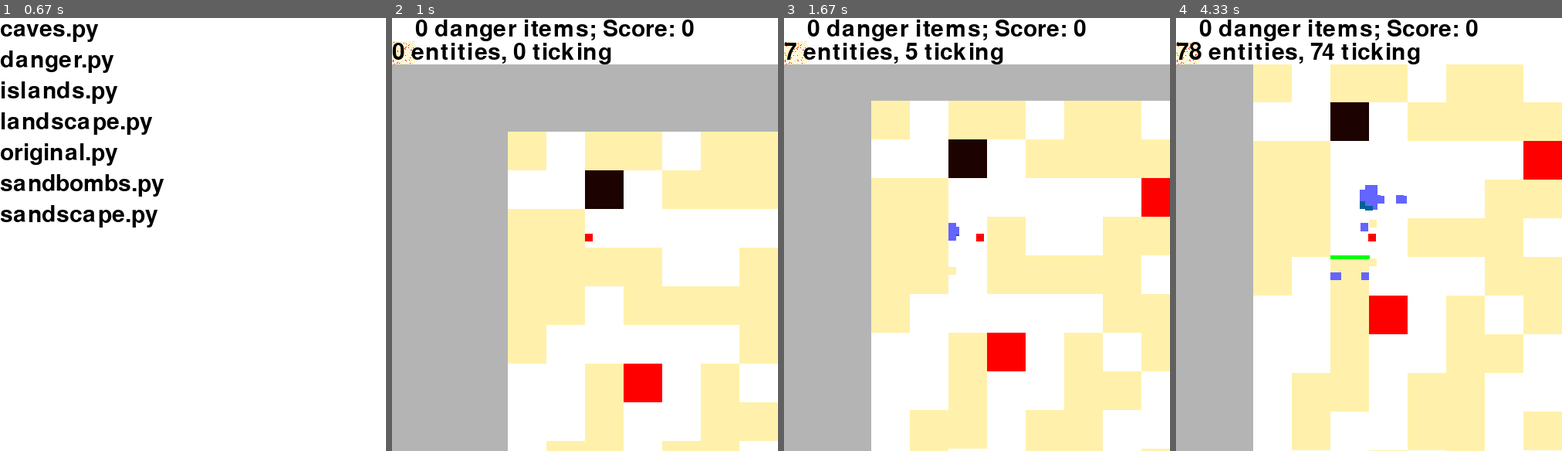
Above: before the commit, frames 1-4 (left to right).
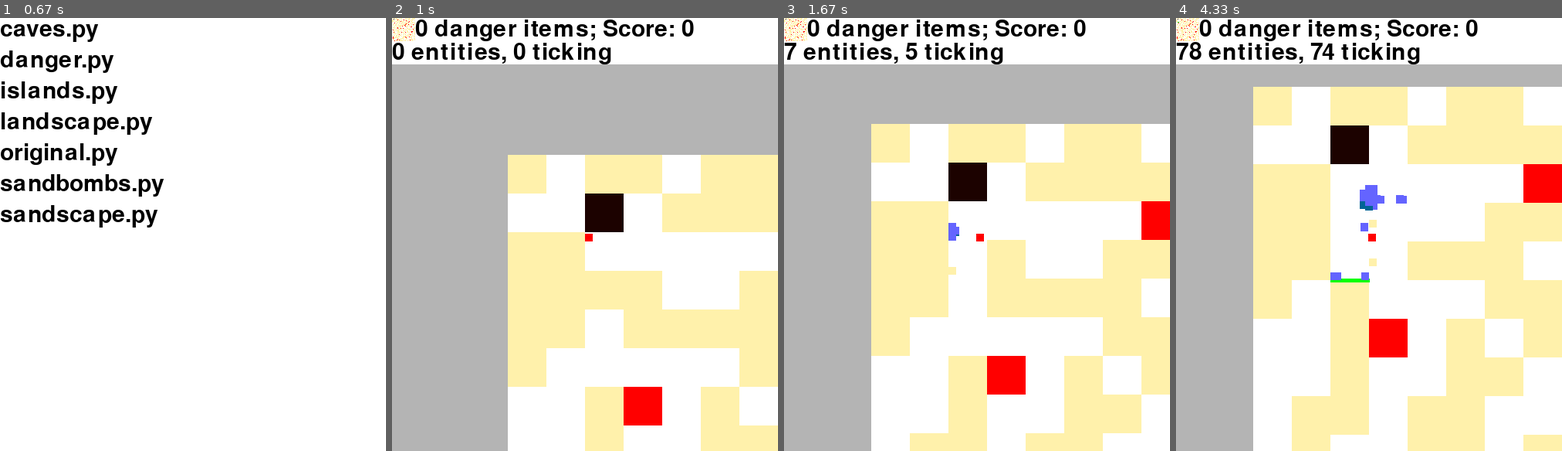
Above: after the commit, the same moments.

Repository: sillypantscoder/pygame_platformer_2
Game: pygame game, started from main.py
The game is run twice, just before and just after one commit, with the same random seed, the same clock (stepped at 60 frames per second) and the same inputs.
Inputs (mouse positions are in pixels of both pictures, inside the frame that each line leads up to):
- Up to frame 1 (0.67 s): click "Go >" at 0.38 s
- Up to frame 2 (1 s): click (708, 221) at 0.72 s
- Up to frame 3 (1.67 s): tap W at 1, 1.4 s; hold Right from 1.33 s (still down)
- Up to frame 4 (4.33 s): tap W at 1.7, 1.9, 2.23, 2.53, 2.73, 3.03, 3.3, 3.6, 3.73, 4.13 s; release Right at 1.8 s; hold Up 1.83-2.13 s; hold Right 2.17-2.63 s; hold Left 2.67-3.2 s; hold Left 3.23-3.63 s; hold Up 3.67-4.03 s; hold Right from 4.07 s (still down)

Frame 1 is identical in both runs. In frame 2, 19% of the frame differs, in the area x 0-100%, y 0-100%; in frame 3, 22%; in frame 4, 23%.

Commit message:
Fixed world offset

Diff:
--- a/main.py
+++ b/main.py
@@ -439,7 +439,7 @@
 	player.tick()
 	for t in things:
 		t.tick()
-	screen.blit(totalScreen, (250 - player.x, 250 - player.y))
+	screen.blit(totalScreen, (250 - player.x, 280 - player.y))
 	player.draw(player.x, player.y)
 	for t in things:
 		t.draw(player.x, player.y)
@@ -453,7 +453,7 @@
 			t.die()
 	# FLIP -----------------
 	pygame.draw.rect(screen, WHITE, pygame.Rect(0, 0, 500, 60))
-	screen.blit(pygame.transform.scale(totalScreen, BOARDSIZE), (0, 30))
+	screen.blit(pygame.transform.scale(totalScreen, BOARDSIZE), (0, 0))
 	w = FONT.render(f"{str(items['danger'])} danger items; Score: {str(items['score'])}", True, BLACK)
 	screen.blit(w, (BOARDSIZE[0], 0))
 	w = FONT.render(f"{str(len(things))} entities, {str(tickingcount)} ticking", True, BLACK)
